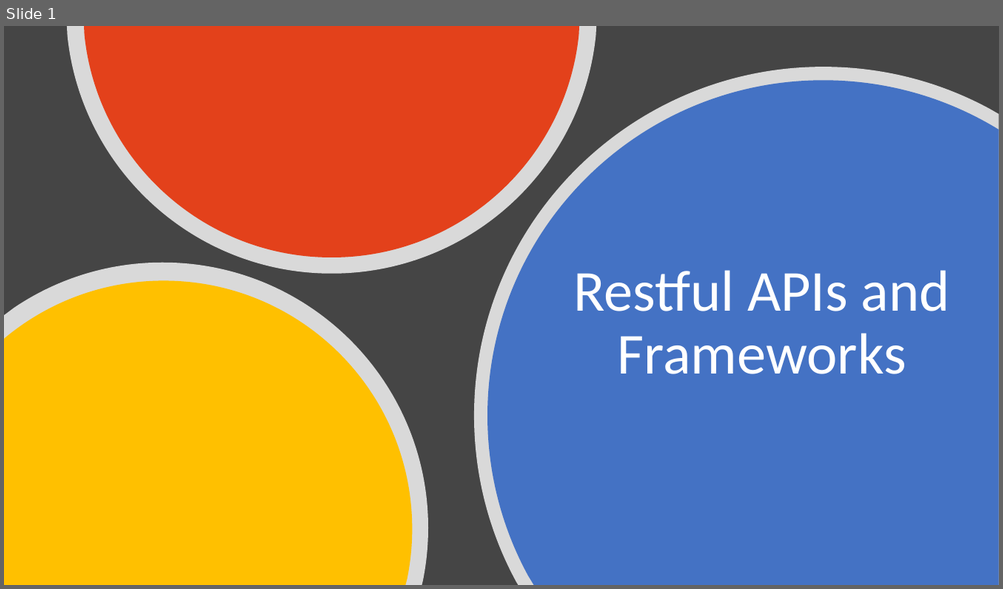
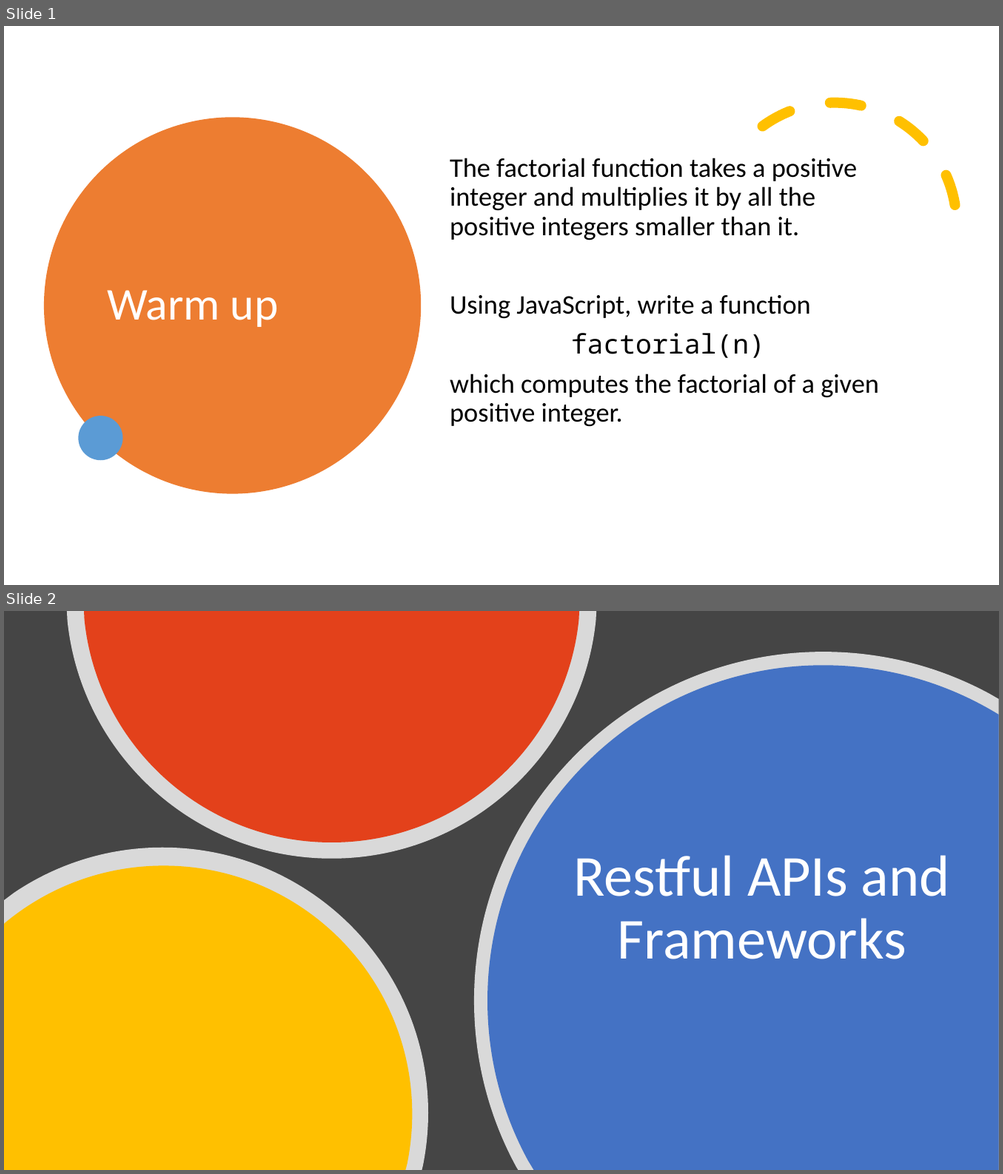
Before and after one commit to si-mv/swe-resources, a slide deck: module-2/unit-1/workshop-1/slides/2.1.1 Restful APIs and Frameworks.pptx. Shown one above the other, each under a label of ours: slide 1 before the commit, slides 1 and 2 after it. The pictures are 1003x589 and 1003x1174 pixels, drawn with LibreOffice and Linux fonts; fonts in the diff are those of the drawing. Boxes give left, top, right and bottom in pixels: in the first picture for what was removed or moved away, otherwise in the second. Text is boxed around its words. In the diff, an @@ line names an element or a change of style, - is before the commit and + after.

```diff
--- a/module-2/unit-1/workshop-1/slides/2.1.1 Restful APIs and Frameworks.pptx
+++ b/module-2/unit-1/workshop-1/slides/2.1.1 Restful APIs and Frameworks.pptx
@@ slide 1 added at (4, 26, 999, 585), background #FFFFFF @@
@@ arc (boxed as its full ellipse) added at (669, 59, 999, 392), outline #FFC000 10 pt dashed @@
@@ ellipse added at (43, 117, 421, 494), fill #ED7D31 @@
@@ text added at (449, 158, 879, 427), 26 pt, text #000000 @@
+The factorial function takes a positive integer and multiplies it by all the positive integers smaller than it.
+Using JavaScript, write a function
+factorial(n)
+which computes the factorial of a given positive integer.
@@ title added at (107, 290, 279, 327), 44 pt, text #FFFFFF @@
+Warm up
@@ ellipse added at (79, 416, 123, 461), fill #5B9BD5 @@
@@ what was slide 1 is now slide 2 @@
```
Also in this commit, not shown: 3 slides changed, 1 other slide added, 2 other files.
